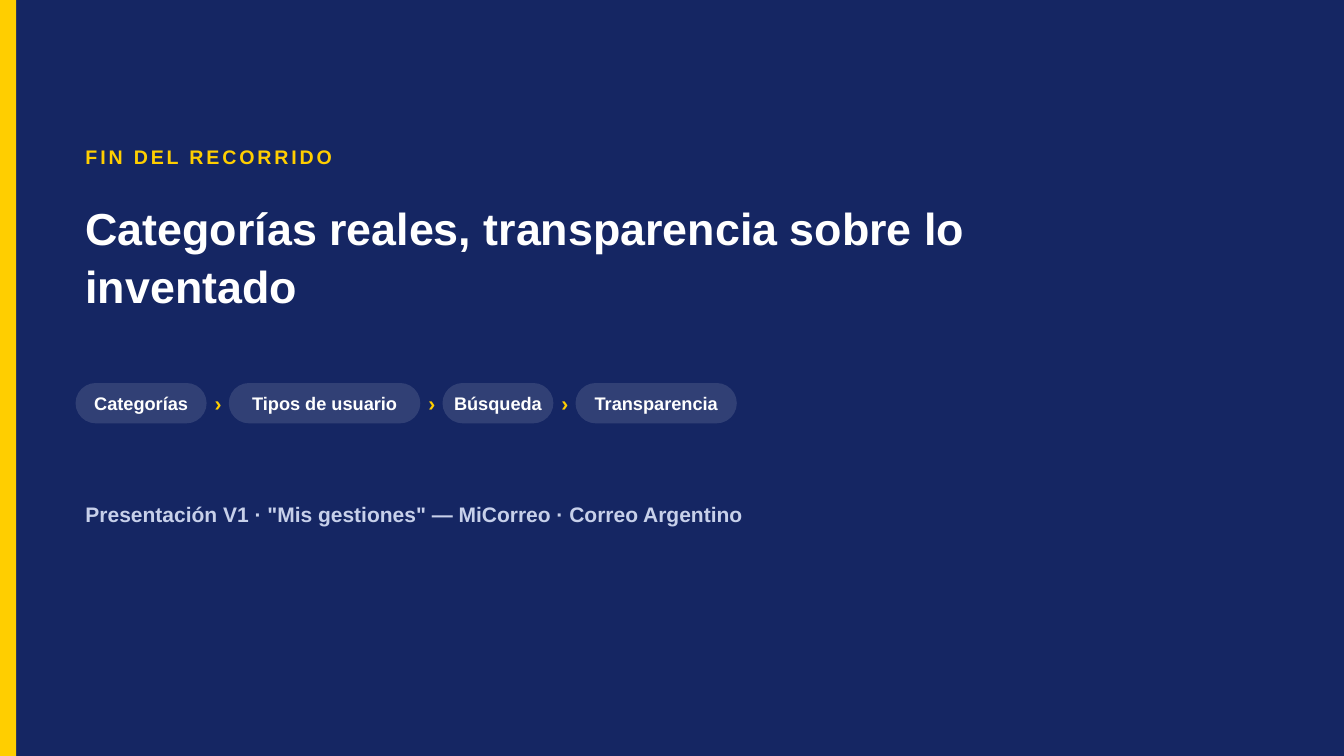
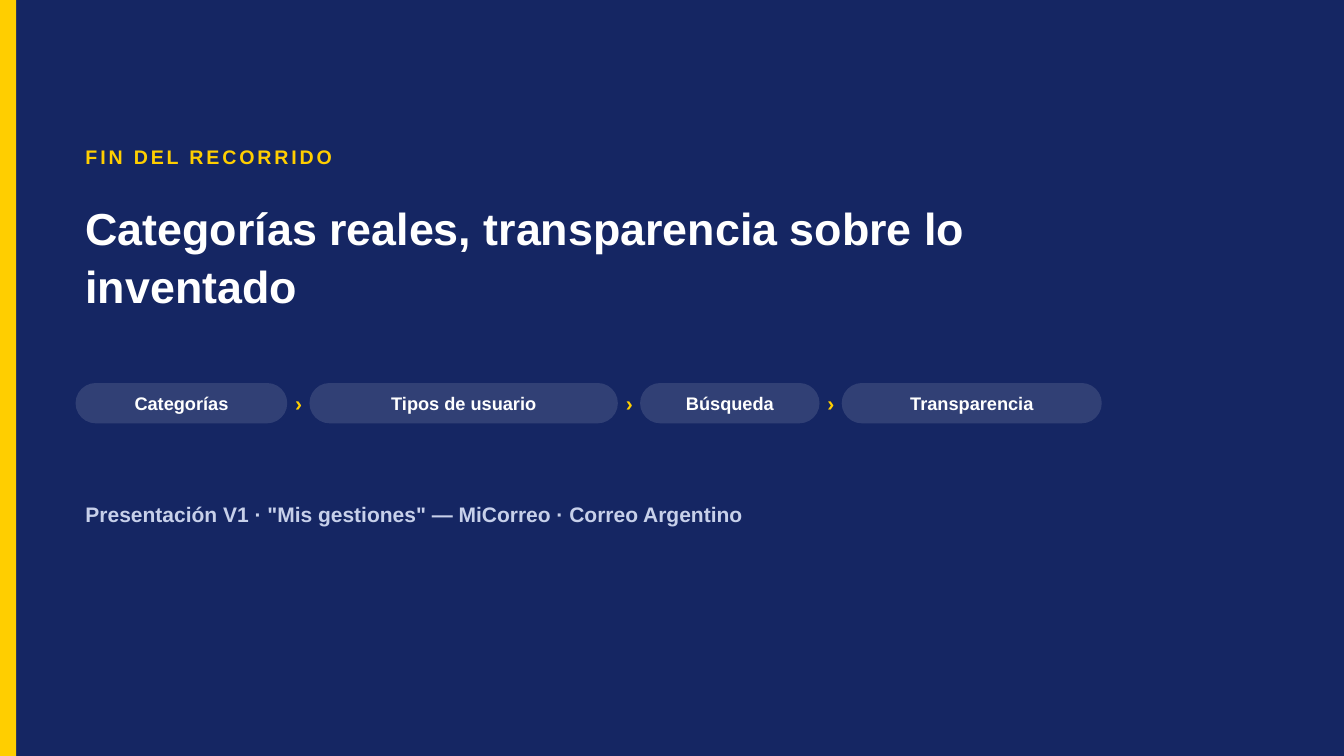
Before and after one commit to Marcolof/consultas-correo, a slide deck: slide 17 of hub/presentaciones/presentacion-v1.pptx (slide 16 before the commit). Drawn at 1344x756 pixels with LibreOffice and Linux fonts; fonts in the diff are those of the drawing. Boxes give left, top, right and bottom in pixels: in the first picture for what was removed or moved away, otherwise in the second. Text is boxed around its words. In the diff, an @@ line names an element or a change of style, - is before the commit and + after.

```diff
--- a/hub/presentaciones/presentacion-v1.pptx
+++ b/hub/presentaciones/presentacion-v1.pptx
@@ rounded rectangle: place and size @@
-rounded rectangle at <box>76,383,207,423</box>
+rounded rectangle at <box>76,383,287,423</box>
@@ text "Categorías": place and size @@
-text "Categorías" at <box>94,396,188,414</box>
+text "Categorías" at <box>135,396,229,414</box>
@@ text "›": place and size @@
-text "›" at <box>205,383,227,423</box>
+text "›" at <box>285,383,308,423</box>
@@ rounded rectangle: place and size @@
-rounded rectangle at <box>229,383,420,423</box>
+rounded rectangle at <box>310,383,618,423</box>
@@ text "Tipos de usuario": place and size @@
-text "Tipos de usuario" at <box>252,396,397,414</box>
+text "Tipos de usuario" at <box>391,396,537,414</box>
@@ text "›": place and size @@
-text "›" at <box>418,383,441,423</box>
+text "›" at <box>616,383,638,423</box>
@@ rounded rectangle: place and size @@
-rounded rectangle at <box>443,383,554,423</box>
+rounded rectangle at <box>640,383,820,423</box>
@@ text "Búsqueda": place and size @@
-text "Búsqueda" at <box>454,396,542,414</box>
+text "Búsqueda" at <box>686,396,774,414</box>
@@ text "›": place and size @@
-text "›" at <box>552,383,574,423</box>
+text "›" at <box>818,383,840,423</box>
@@ rounded rectangle: place and size @@
-rounded rectangle at <box>576,383,737,423</box>
+rounded rectangle at <box>842,383,1102,423</box>
@@ text "Transparencia": place and size @@
-text "Transparencia" at <box>595,396,718,414</box>
+text "Transparencia" at <box>910,396,1033,414</box>
```
Also in this commit, not shown: 6 other slides changed, 1 slide added, 8 other files.
